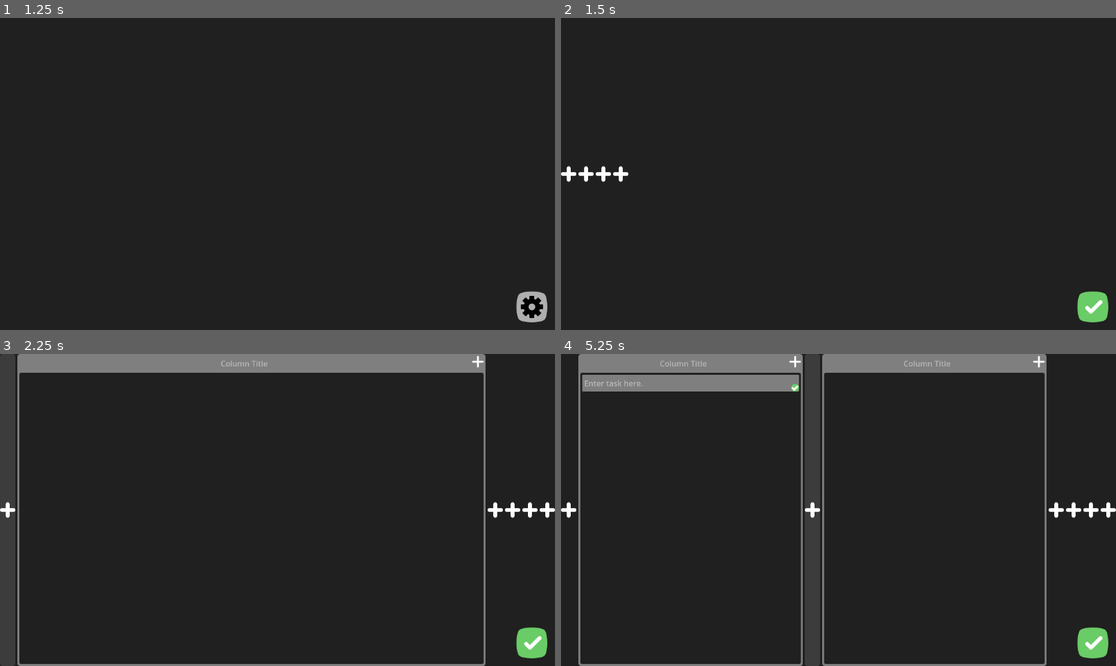
Above: before the commit, frames 1-4 (two rows, left to right).
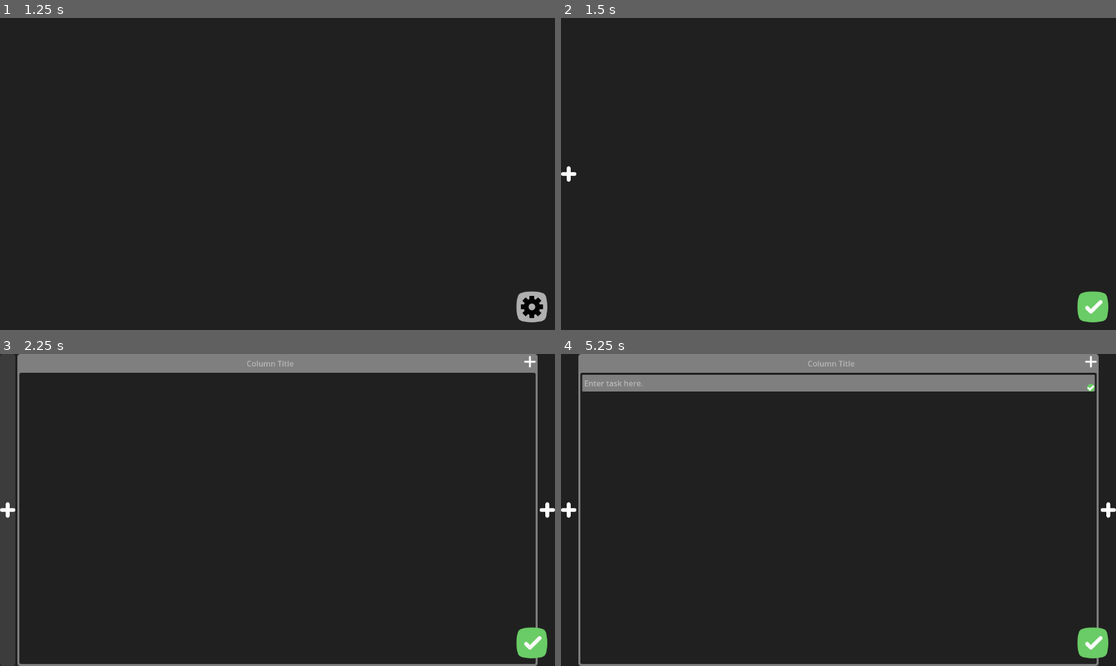
Above: after the commit, the same moments.

Repository: Andreaspolis/kanban-board
Game: Godot game, scene res://main.tscn
Two runs of this game, one before a commit and one after it. Both use one fixed random seed, a clock stepped at 60 frames per second and the inputs below.
Inputs (mouse positions are in pixels of both pictures, inside the frame that each line leads up to; where the layout moved, square brackets give the same spot in the first picture):
- Up to frame 1 (1.25 s): tap Enter at 0.5 s; move the mouse to (399, 158) at 0.52 s
- Up to frame 2 (1.5 s): click (1093, 308) at 1.25 s
- Up to frame 3 (2.25 s): click (5, 510) at 2 s
- Up to frame 4 (5.25 s): click (1088, 363) [1038, 363] at 2.75 s; click (1088, 388) [1038, 388] at 3.5 s; click (1088, 388) [1038, 388] at 4.25 s; click (1054, 510) at 5.02 s

Frame 1 is identical in both runs. In frame 2, 0.2% of the frame differs, in the area x 3-13%, y 47-53%; in frame 3, 1.6%; in frame 4, 7.8%, in the area x 17-97%, y 0-100%.

Commit message:
Card movement

Diff:
--- a/add_card.gd
+++ b/add_card.gd
@@ -1,8 +1,16 @@
 extends VBoxContainer
 
-var card_scene: PackedScene = preload("res://card.tscn")
+
+func _can_drop_data(at_position: Vector2, data: Variant) -> bool:
+	print("Can drop ", data, " at ", at_position)
+	return true
+
+
+func _drop_data(at_position: Vector2, data: Variant) -> void:
+	print("Dropped ", data, " at ", at_position)
+	data.reparent(self)
 
 
 func _add_card_pressed() -> void:
-	var card = card_scene.instantiate()
+	var card = preload("res://card.tscn").instantiate()
 	add_child(card)
--- /dev/null
+++ b/card.gd
@@ -0,0 +1,30 @@
+extends TextEdit
+
+@export var check_button: BaseButton
+@export var edit_button: BaseButton
+
+
+func _get_drag_data(at_position: Vector2) -> Variant:
+	var preview := Control.new()
+	var preview_item: Control = self.duplicate(0)
+	preview.add_child(preview_item)
+	preview_item.size = self.size
+	preview_item.position = -at_position
+	set_drag_preview(preview)
+	return self
+
+
+func _check_button_pressed() -> void:
+	editable = false
+	focus_mode = FOCUS_NONE
+	mouse_default_cursor_shape = CURSOR_DRAG
+	check_button.visible = false
+	edit_button.visible = true
+
+
+func _edit_button_pressed() -> void:
+	editable = true
+	focus_mode = FOCUS_ALL
+	mouse_default_cursor_shape = CURSOR_IBEAM
+	check_button.visible = true
+	edit_button.visible = false
--- a/card.tscn
+++ b/card.tscn
@@ -1,7 +1,7 @@
 [gd_scene load_steps=11 format=3 uid="uid://0rt7ve1l80bs"]
 
 [ext_resource type="Texture2D" uid="uid://d1gty14jh6h2s" path="res://icons/accept/normal.svg" id="1_e484p"]
-[ext_resource type="Script" uid="uid://uvpijgr0sduk" path="res://card_editing.gd" id="1_fpac0"]
+[ext_resource type="Script" uid="uid://uvpijgr0sduk" path="res://card.gd" id="1_fpac0"]
 [ext_resource type="Texture2D" uid="uid://cqomphygi5ccs" path="res://icons/accept/pressed.svg" id="2_fpac0"]
 [ext_resource type="Texture2D" uid="uid://bfy84074mflru" path="res://icons/accept/hover.svg" id="3_1i5pp"]
 [ext_resource type="BitMap" uid="uid://bxdmgykj6xbyx" path="res://icons/accept/click_mask.png" id="4_pjytt"]
@@ -31,7 +31,7 @@
 corner_radius_bottom_right = 2
 corner_radius_bottom_left = 2
 
-[node name="TextEdit" type="TextEdit" node_paths=PackedStringArray("check_button", "edit_button")]
+[node name="CardText" type="TextEdit" node_paths=PackedStringArray("check_button", "edit_button")]
 anchors_preset = 15
 anchor_right = 1.0
 anchor_bottom = 1.0
--- a/card_editing.gd
+++ /dev/null
@@ -1,20 +0,0 @@
-extends TextEdit
-
-@export var check_button: BaseButton
-@export var edit_button: BaseButton
-
-
-func _check_button_pressed() -> void:
-	editable = false
-	focus_mode = Control.FOCUS_NONE
-	mouse_default_cursor_shape = Control.CURSOR_DRAG
-	check_button.visible = false
-	edit_button.visible = true
-
-
-func _edit_button_pressed() -> void:
-	editable = true
-	focus_mode = Control.FOCUS_ALL
-	mouse_default_cursor_shape = Control.CURSOR_IBEAM
-	check_button.visible = true
-	edit_button.visible = false
--- a/column.tscn
+++ b/column.tscn
@@ -21,9 +21,6 @@
 [sub_resource type="StyleBoxEmpty" id="StyleBoxEmpty_s16ru"]
 
 [sub_resource type="StyleBoxFlat" id="StyleBoxFlat_hh8dp"]
-content_margin_left = 4.0
-content_margin_top = 4.0
-content_margin_right = 4.0
 bg_color = Color(0.12549, 0.12549, 0.12549, 1)
 corner_radius_top_left = 4
 corner_radius_top_right = 4
@@ -31,6 +28,9 @@
 corner_radius_bottom_left = 4
 
 [sub_resource type="StyleBoxEmpty" id="StyleBoxEmpty_nrlhv"]
+content_margin_left = 4.0
+content_margin_top = 4.0
+content_margin_right = 4.0
 content_margin_bottom = 4.0
 
 [node name="Column" type="PanelContainer"]
--- a/main.tscn
+++ b/main.tscn
@@ -33,15 +33,6 @@
 size_flags_vertical = 3
 theme_override_constants/separation = 8
 script = ExtResource("1_4c57u")
-
-[node name="PlaceholderColumn" parent="ScrollContainer/Columns" instance_placeholder="res://column.tscn"]
-layout_mode = 2
-
-[node name="PlaceholderColumn2" parent="ScrollContainer/Columns" instance_placeholder="res://column.tscn"]
-layout_mode = 2
-
-[node name="PlaceholderColumn3" parent="ScrollContainer/Columns" instance_placeholder="res://column.tscn"]
-layout_mode = 2
 
 [node name="SettingsButton" type="TextureButton" parent="." node_paths=PackedStringArray("submit_button")]
 layout_mode = 1
--- a/project.godot
+++ b/project.godot
@@ -18,7 +18,8 @@
 config/version="0.1.0"
 run/main_scene="uid://d23gc6b7bawu3"
 run/print_header=false
-config/features=PackedStringArray("4.4", "GL Compatibility")
+config/features=PackedStringArray("4.5", "GL Compatibility")
+run/low_processor_mode=true
 boot_splash/bg_color=Color(0.12549, 0.12549, 0.12549, 1)
 config/icon="res://icons/icon.svg"
 
Renamed: card_editing.gd.uid -> card.gd.uid
